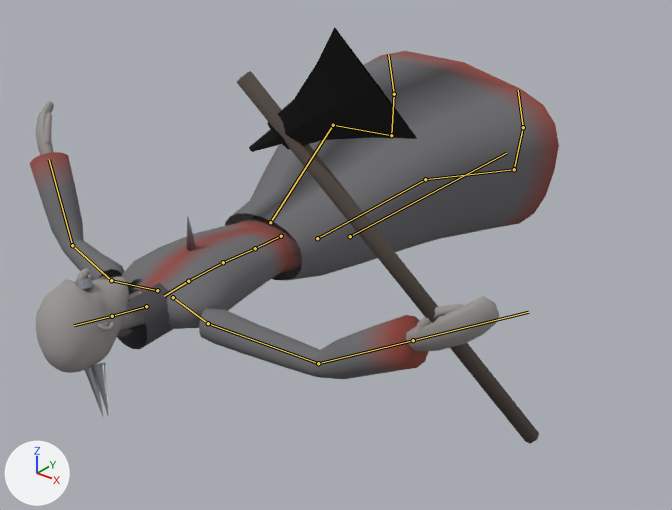
The glTF model assets/models/characters/inquisitor.glb, before and after one commit.
Before and after are seen from a camera (50 mm lens) standing at (1.82, -2.36, 1.37) and looking at (0.22, -0.36, 0.13). The axes (+X, +Y, +Z) are drawn at lower left. The lights are the same throughout. The older version comes first. Both versions are drawn at frame 28 of the action 'die'; the numbers are the values there. The bones that change, and the others that lie on the model, are drawn over the model as lines.

Objects in the first picture: 'Inquisitor'.
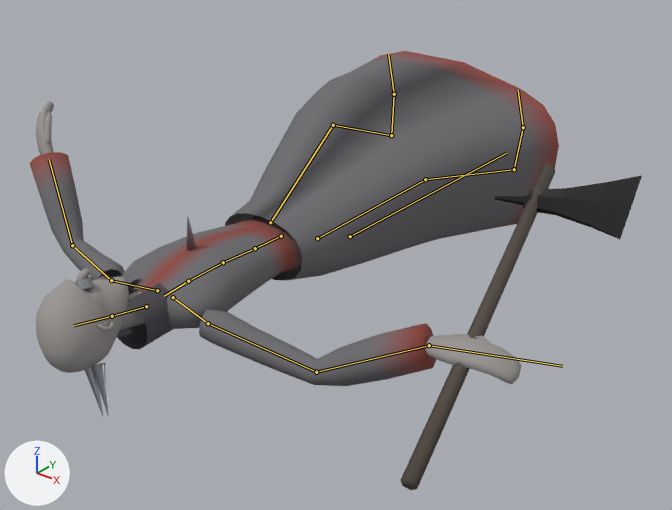
Commit message: Die: armed characters let the weapon fall flat

Diff of the bpy script that builds the scene:
```diff
--- a/assets/models/characters/inquisitor.glb.py
+++ b/assets/models/characters/inquisitor.glb.py
@@ bone_rightupperarm @@
 bone_rightupperarm = bpy.data.objects['Armature'].pose.bones['RightUpperArm']  # child of 'RightShoulder'
-bone_rightupperarm.rotation_quaternion = (0.921, 0.028, 0.065, -0.383)  # degrees (0, 8, -45)
+bone_rightupperarm.rotation_quaternion = (0.903, -0.099, -0.162, -0.384)  # degrees (-3, -22, -45)
@@ bone_righthand @@
 bone_righthand = bpy.data.objects['Armature'].pose.bones['RightHand']  # child of 'RightLowerArm'
-bone_righthand.rotation_quaternion = (0.995, 0.0, 0.105, 0.0)  # degrees (0, 12, 0)
+bone_righthand.rotation_quaternion = (0.9, -0.159, -0.401, 0.071)  # degrees (-29, -44, 21)
```

Where the change shows, as pixel boxes (x1, y1, x2, y2) in the pictures (672 x 510 px):
'Inquisitor', posed (16% wider): before (30, 27, 559, 444); after (30, 51, 642, 490)
bone 'RightUpperArm', root to tip: before (208, 323) to (318, 363); after (208, 323) to (316, 372)
bone 'RightHand', root to tip: before (413, 340) to (528, 312); after (429, 345) to (562, 366)
